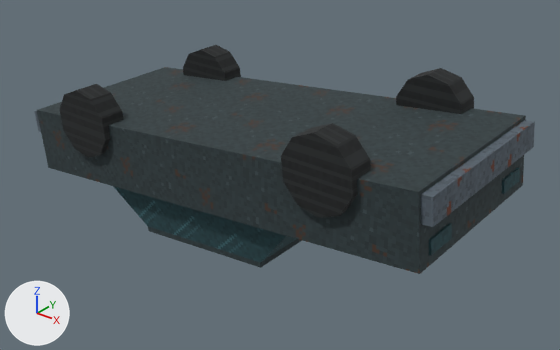
What one commit did to the glTF model assets/models/parking/car_flipped.gltf.
One viewpoint serves both versions: a 50 mm camera at (4.32, -5.03, 3.77) aimed at (0.24, 0.06, 0.61). The lights are fixed; the arrows at lower left show +X, +Y and +Z. The picture after the commit comes second. Vertices at exactly the same position are counted once.

Names of what the first picture shows: 'car_flipped'.
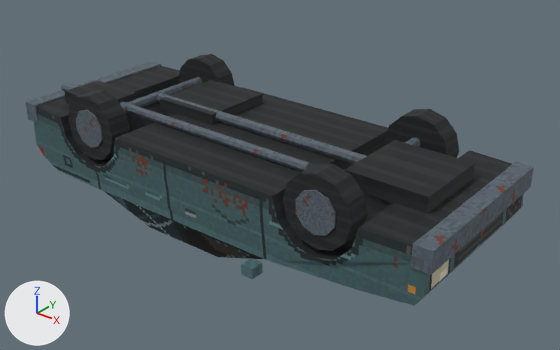
Edits to the bpy script that builds the scene:
```text
Change mat_m_carpaint:
    mat_m_carpaint.texture: img_carpaint -> img_car_teal_top_png
    mat_m_carpaint.roughness: 0.9 -> 0.8
Change me_car_flipped:
    remove me_car_flipped.from_pydata(...)  # 148 vertices, 252 faces; spans x -2.19..2.29, y -0.94..0.94, z 0.0..1.65
    add me_car_flipped.from_pydata(...)  # 356 vertices, 626 faces; spans x -2.31..2.31, y -0.97..0.97, z 0.0..1.29
    me_car_flipped part 1: a new loose piece, a box spanning x 0.66..0.78, y -0.97..-0.84, z 0.21..0.31, in mat_m_carpaint (picture img_car_teal_top_png)
    me_car_flipped part 2: a new loose piece, a box spanning x -2.0..-1.4, y -0.6..-0.18, z 0.98..1.12, in mat_m_carunder (picture img_tire)
    me_car_flipped part 3: a new loose piece, a box spanning x -1.15..-0.45, y -0.1..0.65, z 0.98..1.09, in mat_m_carunder (picture img_tire)
    me_car_flipped part 4: a new loose piece, a box spanning x 1.25..2.0, y -0.38..0.38, z 0.98..1.13, in mat_m_carunder (picture img_tire)
    me_car_flipped part 5: a new loose piece, a box spanning x 2.15..2.31, y -0.86..0.86, z 0.82..1.01, in mat_m_carbumper (picture img_metal)
    me_car_flipped part 6: a new loose piece, a box spanning x -2.31..-2.15, y -0.86..0.86, z 0.82..1.01, in mat_m_carbumper (picture img_metal)
    me_car_flipped part 7: a new loose piece, an 8-sided cylinder along y spanning x -1.37..-1.27, y -0.67..0.67, z 0.99..1.09, in mat_m_carbumper (picture img_metal)
    me_car_flipped part 8: a new loose piece, an 8-sided cylinder along y spanning x 1.27..1.37, y -0.67..0.67, z 0.99..1.09, in mat_m_carbumper (picture img_metal)
    me_car_flipped part 9: a new loose piece, an 8-sided cylinder along x spanning x -1.25..1.25, y -0.05..0.05, z 1.0..1.1, in mat_m_carbumper (picture img_metal)
    me_car_flipped part 10: a new loose piece, an 8-sided cylinder along x spanning x -2.3..0.9, y -0.425..-0.335, z 0.995..1.085, in mat_m_carbumper (picture img_metal)
    me_car_flipped part 11: a new loose piece, a 12-sided cylinder along y spanning x -1.64..-1.0, y 0.63..0.85, z 0.65..1.29, in mat_m_tire (picture img_tire)
    me_car_flipped part 12: a new loose piece, a 12-sided cylinder along y spanning x -1.64..-1.0, y -0.85..-0.63, z 0.65..1.29, in mat_m_tire (picture img_tire)
    me_car_flipped part 13: a new loose piece, a 12-sided cylinder along y spanning x 1.0..1.64, y 0.63..0.85, z 0.65..1.29, in mat_m_tire (picture img_tire)
    me_car_flipped part 14: a new loose piece, a 12-sided cylinder along y spanning x 1.0..1.64, y -0.85..-0.63, z 0.65..1.29, in mat_m_tire (picture img_tire)
    me_car_flipped part 15: a new loose piece, a 10-sided cylinder along y spanning x -1.501..-1.139, y -0.865..-0.845, z 0.78..1.16, in mat_m_rim (picture img_metal)
    me_car_flipped part 16: a new loose piece, a 10-sided cylinder along y spanning x 1.139..1.501, y -0.865..-0.845, z 0.78..1.16, in mat_m_rim (picture img_metal)
    me_car_flipped part 17: the loose piece of 12 vertices spanning x -1.25..1.04, y -0.78..0.78, z 0.0..0.68 is rebuilt with 8 vertices and now spans x -1.4..0.85, y -0.8..0.8, z 0.0..0.35
    me_car_flipped part 18: the loose piece of 8 vertices spanning x -2.11..2.24, y -0.88..0.88, z 0.36..1.43 is rebuilt with 52 vertices and now spans x -2.25..2.27, y -0.88..0.88, z 0.33..0.99
    me_car_flipped part 19: 10 loose pieces with 128 vertices, spanning x -2.19..2.29, y -0.94..0.94, z 0.45..1.65, are deleted
    other edits to the shape of me_car_flipped do not show in these pictures
    remove me_car_flipped.materials.append(mat_m_metal)  # picture img_metal
    remove me_car_flipped.materials.append(mat_m_glass)  # picture img_glass
    remove me_car_flipped.materials.append(mat_m_rust)  # brown #6a3a2a
    add me_car_flipped.materials.append(mat_m_caratlas)  # picture img_car_teal_png
    add me_car_flipped.materials.append(mat_m_carunder)  # picture img_tire
    add me_car_flipped.materials.append(mat_m_carbumper)  # picture img_metal
    add me_car_flipped.materials.append(mat_m_rim)  # picture img_metal
```

What differs and where, as boxes (x1, y1, x2, y2) in the pictures (560 x 350 px):
'car_flipped', surface changed, reshaped (10% taller): before (34, 45, 535, 274); after (26, 54, 534, 306)
part 1 of me_car_flipped, added: after (241, 258, 263, 279)
part 2 of me_car_flipped, added: after (64, 80, 137, 105)
part 3 of me_car_flipped, added: after (160, 80, 263, 125)
part 4 of me_car_flipped, added: after (344, 140, 475, 214)
part 5 of me_car_flipped, added: after (411, 162, 534, 275)
part 6 of me_car_flipped, added: after (26, 61, 161, 123)
part 7 of me_car_flipped, added: after (121, 77, 202, 113)
part 8 of me_car_flipped, added (mostly hidden): after (355, 137, 420, 181)
part 9 of me_car_flipped, added: after (157, 93, 367, 164)
part 10 of me_car_flipped, added: after (61, 83, 312, 172)
part 11 of me_car_flipped, added: after (178, 54, 235, 86)
part 12 of me_car_flipped, added: after (68, 90, 130, 160)
part 13 of me_car_flipped, added: after (384, 109, 459, 158)
part 14 of me_car_flipped, added: after (283, 164, 368, 251)
part 15 of me_car_flipped, added (blue): after (76, 110, 103, 147)
part 16 of me_car_flipped, added (blue): after (296, 190, 336, 236)
part 17 of me_car_flipped, rebuilt: before (113, 186, 302, 268); after (104, 191, 263, 259)
part 18 of me_car_flipped, rebuilt (16% taller): before (37, 67, 526, 274); after (34, 66, 524, 306)
part 19 of me_car_flipped, deleted: before (34, 45, 535, 255)
